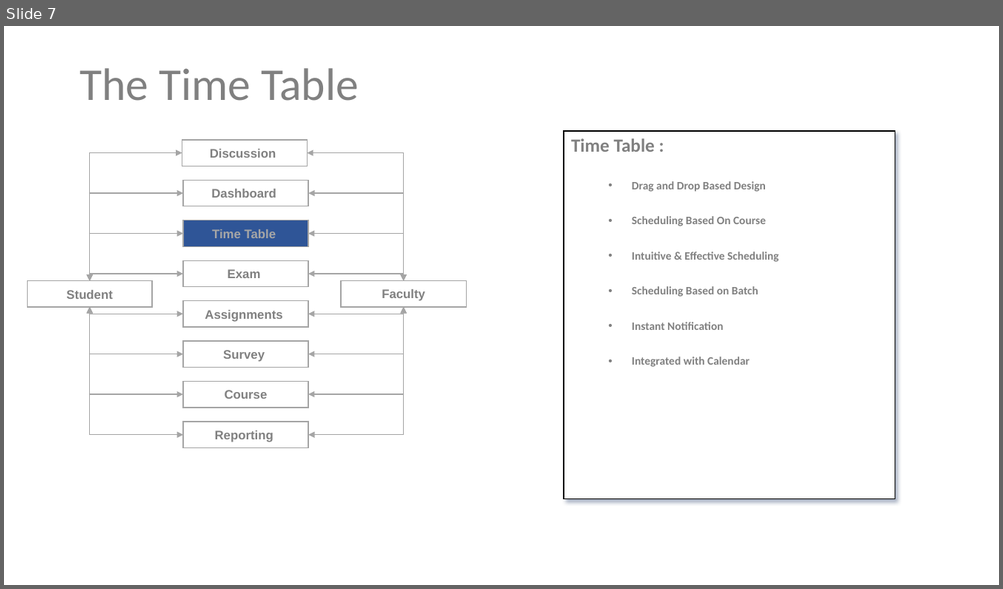
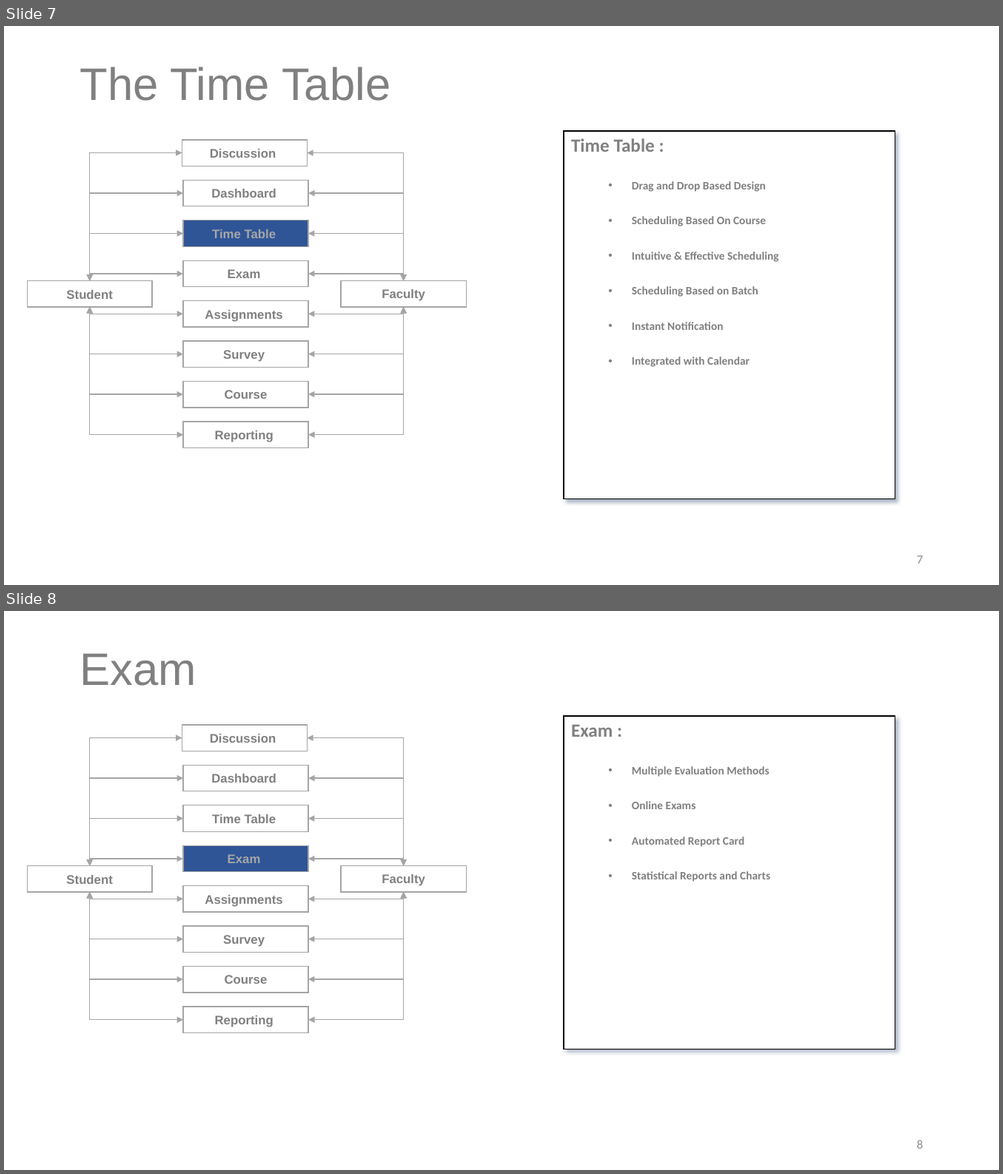
Before and after one commit to NarendranathPanda/uams, a slide deck: University Assignment Management System v0.1.pptx. Shown one above the other, each under a label of ours: slide 7 before the commit, slides 7 and 8 after it. The pictures are 1003x589 and 1003x1174 pixels, drawn with LibreOffice and Linux fonts; fonts in the diff are those of the drawing. Boxes give left, top, right and bottom in pixels: in the first picture for what was removed or moved away, otherwise in the second. Text is boxed around its words. In the diff, an @@ line names an element or a change of style, - is before the commit and + after.

```diff
--- a/University Assignment Management System v0.1.pptx
+++ b/University Assignment Management System v0.1.pptx
@@ slide 8 added at bbox=[4, 611, 999, 1170], background #FFFFFF @@
@@ title added at bbox=[79, 653, 196, 686], 44 pt, text #808080 @@
+Exam
@@ table added at bbox=[563, 716, 895, 1033], 1 rows, 1 columns @@
+Exam : / Multiple Evaluation Methods / Online Exams / Automated Report Card / Statistical Reports and Charts
@@ group added at bbox=[27, 725, 466, 1034]: 16 elbow double arrows, 10 rectangles @@
+Student
+Faculty
+Assignments
+Exam
+Course
+Time Table
+Discussion
+Survey
+Reporting
+Dashboard
@@ page number added at bbox=[916, 1140, 922, 1149], 12 pt, text #8C8C8C @@
+8
@@ slide 7 changed as well @@
@@ title "The Time Table" at bbox=[79, 67, 390, 101]: font Calibri to Arial @@
@@ page number added at bbox=[916, 556, 922, 564], 12 pt, text #8C8C8C @@
+7
```
Also in this commit, not shown: 11 other slides changed, 1 other slide added, 1 slide removed, 8 other files.
